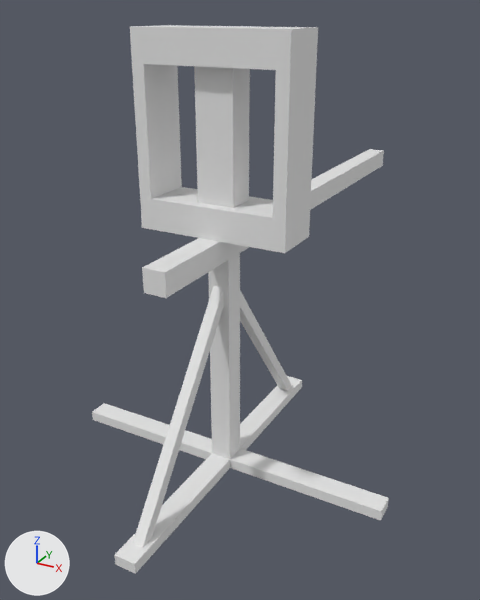
What one commit did to the glTF model game/meshes/catapult-frame-cee940a052.glb.
Rendered twice from a 50 mm lens placed at (0.782, -1.341, 1.173), pointed at (-0.079, 0.224, 0.391). The lights are fixed; the arrows at lower left show +X, +Y and +Z. The picture after the commit comes second. Vertices at exactly the same position are counted once.

Names of what the first picture shows: 'catapult-frame-cee940a052'.
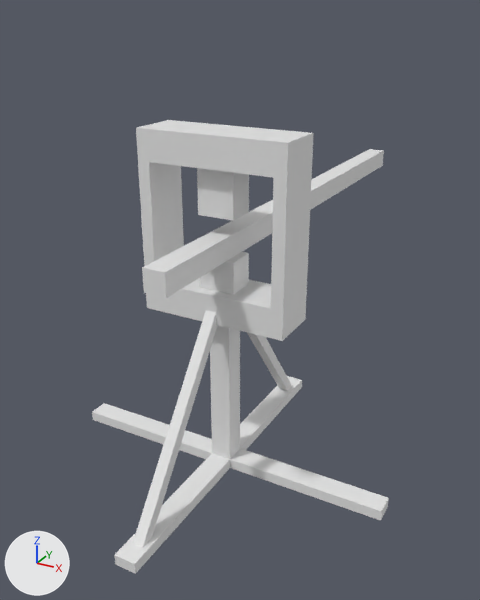
Pixel boxes (x1, y1, x2, y2) of what changed, in the pictures (480 x 600 px; the box of a moved part takes in the faces that stretch with it):
'catapult-frame-cee940a052', reshaped (17% shorter)
    before: (92, 25, 389, 574)
    after: (92, 120, 389, 574)
part 1 of me_catapult_frame_cee940a052, moved or reshaped
    before: (130, 25, 318, 253)
    after: (136, 120, 314, 341)
part 2 of me_catapult_frame_cee940a052, added
    after: (200, 252, 249, 295)
part 3 of me_catapult_frame_cee940a052, added
    after: (197, 168, 249, 221)
part 4 of me_catapult_frame_cee940a052, deleted
    before: (194, 66, 250, 208)

What the commit changed:
me_catapult_frame_cee940a052 is used by ob_catapult_frame_cee940a052; location (0.0, 0.0, 0.0).
me_catapult_frame_cee940a052 had 80 vertices, 132 faces and spanned x -0.46..0.46, y -0.46..1.17, z -0.01..1.14.
me_catapult_frame_cee940a052 now has 88 vertices, 144 faces and spans x -0.46..0.46, y -0.46..1.17, z -0.01..0.92.
me_catapult_frame_cee940a052 part 1: the loose piece of 24 vertices spanning x -0.2..0.2, y -0.07..0.07, z 0.67..1.14 is moved by (0.0, 0.0, -0.22).
me_catapult_frame_cee940a052 part 2: a new loose piece, a box spanning x -0.048..0.048, y -0.038..0.038, z 0.532..0.616.
me_catapult_frame_cee940a052 part 3: a new loose piece, a box spanning x -0.048..0.048, y -0.038..0.038, z 0.72..0.84.
me_catapult_frame_cee940a052 part 4: the loose piece of 8 vertices spanning x -0.05..0.05, y -0.04..0.04, z 0.75..1.06 is deleted.
